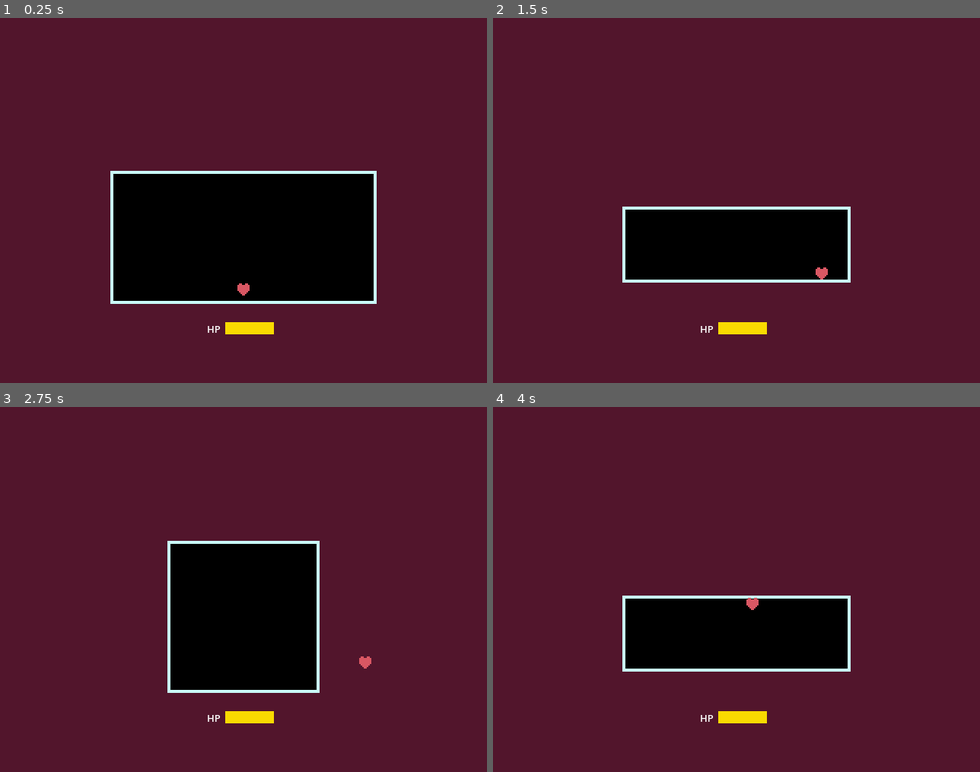
Above: before the commit, frames 1-4 (two rows, left to right).
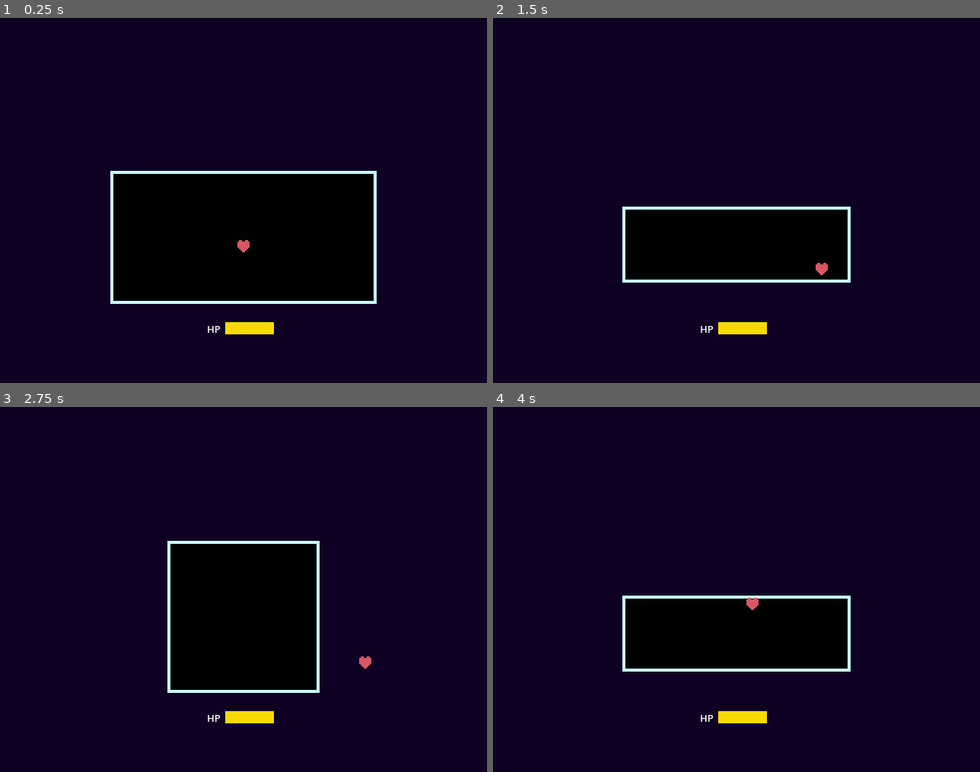
Above: after the commit, the same moments.

Repository: Kukalooka/Godotale
Game: Godot game, scene res://Scenes/fightSystem.tscn
Same seed, same stepped clock (60 frames per second), same inputs: the game is played once before the commit and once after it.
Inputs:
- Up to frame 1 (0.25 s): no input
- Up to frame 2 (1.5 s): tap Enter at 0.5 s; hold Right (ui_right) 0.53-1.28 s; hold M 0.53-1.28 s; hold Down (ui_down) from 1.28 s (still down); tap M at 1.35 s
- Up to frame 3 (2.75 s): tap Space at 2 s; release Down (ui_down) at 2.03 s; hold Right (ui_right) from 2.03 s (still down); hold K from 2.03 s (still down); tap M at 2.3 s
- Up to frame 4 (4 s): release Right (ui_right) at 2.78 s; release K at 2.78 s; hold Up (ui_up) 2.78-3.53 s; tap L at 2.85 s; tap M at 3.05 s; hold Left (ui_left) from 3.53 s (still down); hold M from 3.53 s (still down)

The runs differ from the first frame. In frame 1, 80% of the frame differs, in the area x 0-100%, y 0-100%; in frame 2, 90%; in frame 3, 87%; in frame 4, 90%.

Commit message:
Added a small fix relating to resolution

Diff:
--- a/Scenes/fightSystem.tscn
+++ b/Scenes/fightSystem.tscn
@@ -74,7 +74,7 @@
 
 [node name="PlayerSoul" type="CharacterBody2D" parent="." node_paths=PackedStringArray("ui")]
 z_index = 100
-position = Vector2(320, 357)
+position = Vector2(320, 300)
 script = ExtResource("2_x7v4w")
 damageSfx = "uid://bwd048dqgp1il"
 invDuration = 0.075
@@ -101,7 +101,8 @@
 borderWidth = 4
 UIObject = NodePath("../Control")
 borderColor = Color(0.789229, 0.978901, 0.96732, 1)
-backgroundColor = Color(0.319846, 0.0833755, 0.171997, 1)
+backgroundColor = Color(0.0588235, 0.00392157, 0.137255, 1)
+boxBgColor = Color(0.000337821, 0.00465186, 0.00441387, 1)
 
 [node name="Box_Top" type="CollisionShape2D" parent="Box"]
 position = Vector2(0, -60)
--- a/Scripts/Functionality/bgGen.gd
+++ b/Scripts/Functionality/bgGen.gd
@@ -7,8 +7,8 @@
 @export var Box_Top : CollisionShape2D
 @export var Box_Left : CollisionShape2D
 
-@onready var viewportHeight = get_viewport().size.y
-@onready var viewportWidth = get_viewport().size.x
+@onready var viewportHeight = 480
+@onready var viewportWidth = 640
 
 func bgRedraw(x, y, w, h):
 	boxBg.bgRedraw(x, y, w, h)
--- a/Scripts/Functionality/bgSidesGen.gd
+++ b/Scripts/Functionality/bgSidesGen.gd
@@ -5,8 +5,8 @@
 @export var Box_Top : CollisionShape2D
 @export var Box_Left : CollisionShape2D
 
-@onready var viewportHeight = get_viewport().size.y
-@onready var viewportWidth = get_viewport().size.x
+@onready var viewportHeight = 480
+@onready var viewportWidth = 640
 
 func bgRedraw():
 	queue_redraw()
--- a/Scripts/Functionality/boxBg.gd
+++ b/Scripts/Functionality/boxBg.gd
@@ -5,8 +5,8 @@
 @export var Box_Top : CollisionShape2D
 @export var Box_Left : CollisionShape2D
 
-@onready var viewportHeight = get_viewport().size.y
-@onready var viewportWidth = get_viewport().size.x
+@onready var viewportHeight = 480
+@onready var viewportWidth = 640
 
 var offset_x
 var offset_y
--- a/Scripts/Functionality/boxFunc.gd
+++ b/Scripts/Functionality/boxFunc.gd
@@ -11,8 +11,8 @@
 @export var backgroundColor : Color
 @export var boxBgColor : Color
 
-@onready var viewportHeight = get_viewport().size.y
-@onready var viewportWidth = get_viewport().size.x
+@onready var viewportHeight = 480
+@onready var viewportWidth = 640
 
 @onready var bg : BattleBg = $Background
 
@@ -33,28 +33,28 @@
 			($Box_Top.shape.get_size().x / 2 ) - borderWidth / 2, $Box_Right.position.y)
 	queue_redraw()
 
+# This function will teleport the player in bounds if there is need to do so
 func checkForPlayerInBounds() -> void:
 	var playerCol = player.get_node("CollisionShape2D")
 
+	# These two if statements check if the player is on either of the sides
 	if player.position.x < $Box_Top.global_position.x - $Box_Top.shape.size.x / 2:
 		player.position.x = ($Box_Top.global_position.x - $Box_Top.shape.size.x / 2 +
 				playerCol.shape.size.x / 2 + borderWidth / 2)
-
 	if player.position.x > $Box_Top.global_position.x + $Box_Top.shape.size.x / 2:
 		player.position.x = ($Box_Top.global_position.x + $Box_Top.shape.size.x / 2 -
 				playerCol.shape.size.x / 2 - borderWidth / 2)
 
+	# These if statements check if the player is above or below
 	if player.position.y < $Box_Left.global_position.y - $Box_Left.shape.size.y / 2:
 		player.position.y = ($Box_Left.global_position.y - $Box_Left.shape.size.y / 2 +
 				playerCol.shape.size.y / 2 + borderWidth / 2)
-
 	if player.position.y > $Box_Left.global_position.y + $Box_Left.shape.size.y / 2:
 		player.position.y = ($Box_Left.global_position.y + $Box_Left.shape.size.y / 2 -
 				playerCol.shape.size.y / 2 - borderWidth / 2)
 
 
 # This resize ignores UI when positioning
-
 func resizeIgnoreUI(x, y):
 	resize(x, y)
 
@@ -71,6 +71,7 @@
 
 	#player.position = Vector2(self.position.x + (self.scale.x / 2), self.position.y + (self.scale.y / 2), )
 
+# This resize will always keep the bottom boundry above the control UI node
 func resizeMindUI(x, y):
 	var UIPos = UIObject.position.y
 
@@ -94,7 +95,7 @@
 	var mePosX = self.position.x
 	var mePosY = self.position.y
 
-	# Box background
+	# This offloads the drawing of the box to the other nodes so they can have different Z indexes
 	bg.bgRedraw(-offset_x, -offset_y, topW, sideH)
 
 	# Left and Right
@@ -107,7 +108,7 @@
 	pass
 
 func _ready():
-	pass # Replace with function body.
+	pass
 
 func _process(delta):
 	pass
--- a/project.godot
+++ b/project.godot
@@ -23,12 +23,17 @@
 
 window/size/viewport_width=640
 window/size/viewport_height=480
-window/stretch/mode="canvas_items"
+window/stretch/mode="viewport"
+window/stretch/scale_mode="integer"
 
 [global_group]
 
 Hazards=""
 
+[internationalization]
+
+rendering/root_node_layout_direction=1
+
 [rendering]
 
 renderer/rendering_method="mobile"
